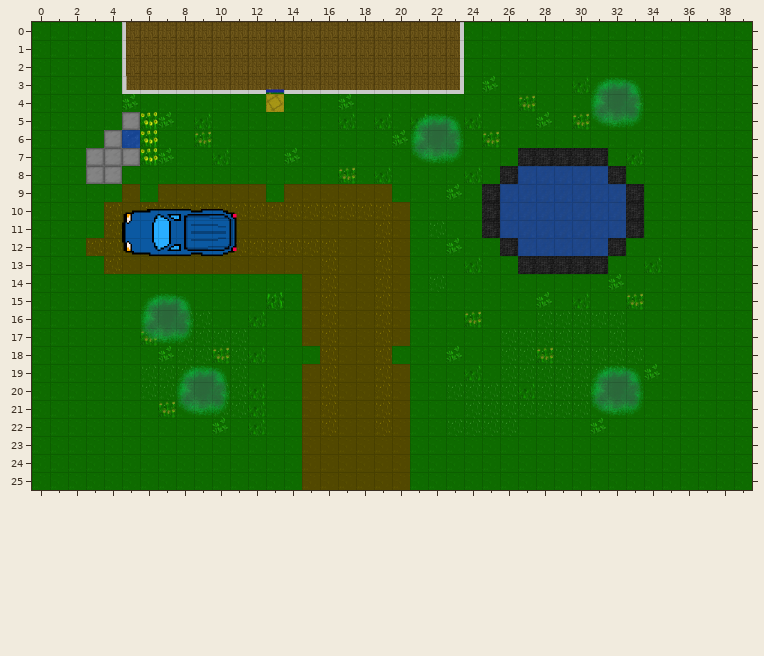
Level history. Tiled map: assets/house.tmx. Above, as it was before the edit.
Cells are 32x32 px. Shown: x 0..39, y 0..25.
The result:
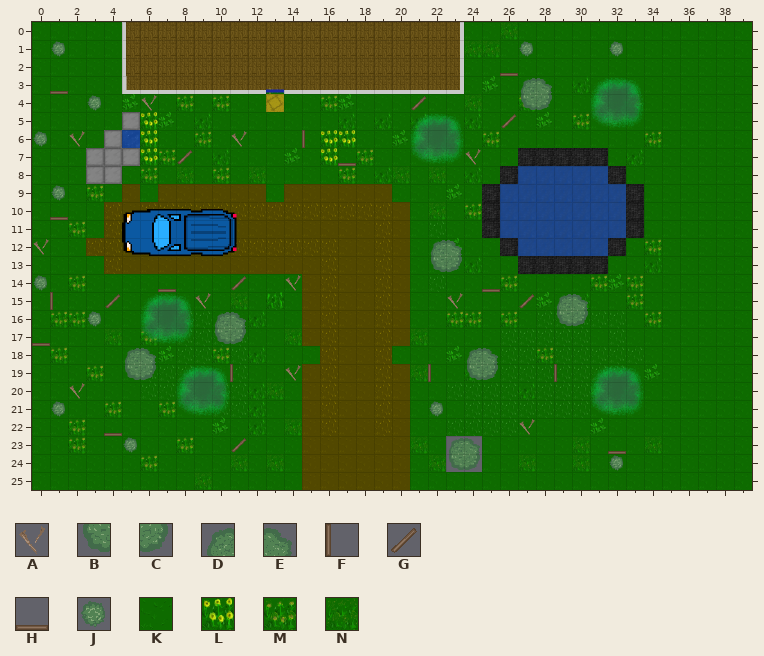
Key: from "3232": A 43 "t0036_wood_plank_b", B 53 "t0046_tree_large_southwe", C 54 "t0047_tree_large_southea", D 55 "t0048_tree_large_northwe", E 56 "t0049_tree_large_northea", F 76 "t0069_door_closed_west_a", G 77 "t0070_door_opening_west_", H 78 "t0071_door_open_west_a", J 88 "t0081_shrub_a"; from "everything": K 19, L 61, M 62, N 63.
_ is an empty cell.
Tiles replaced or removed in this view: K.
Tiles of an added or newly shown layer are drawn over the layers below it.
What changed:
Changed rows in their new state; . is an unchanged cell.
Layer "Tile Layer 3":
first column x 27:
 3 DE
 4 BC
first column x 5:
12 .................DE.......
13 .................BC.......
15 ........................DE
16 .....DE.................BC
17 .....BC...................
18 DE.................DE.....
19 BC.................BC.....
first column x 23:
23 DE
24 BC
Layer "vege" (added):
first column x 0:
 0 ..........................N........
 1 .J......................NN.J....J..
 2 ..........................H........
 3 .H.................................
 4 ...J..A.M.M.....M....G..N..........
 5 ..........................G........
 6 J.A........A...FLL................M
 7 .......MG.......LHM.....A..........
 8 ......M.N.M.N.......N.N............
 9 .J.M...............................
10 .H....................N.M..........
11 ..M................................
12 A.................................M
14 J.M....H...G..A..........HM....M.M.
15 .F..G....A.N...........A...G.......
16 .MMJ...................M..M.......M
17 H...N.........N......N.............
18 .M.................................
19 ...M.......F..A......NF......F.....
20 ..A..........N.....................
21 .J..M.................J............
22 ..M.H.........N............A.......
23 ..M..J..M..G.........N........N.H.N
24 ......M....N.N........N....N..N.J..
25 .........N.........................
